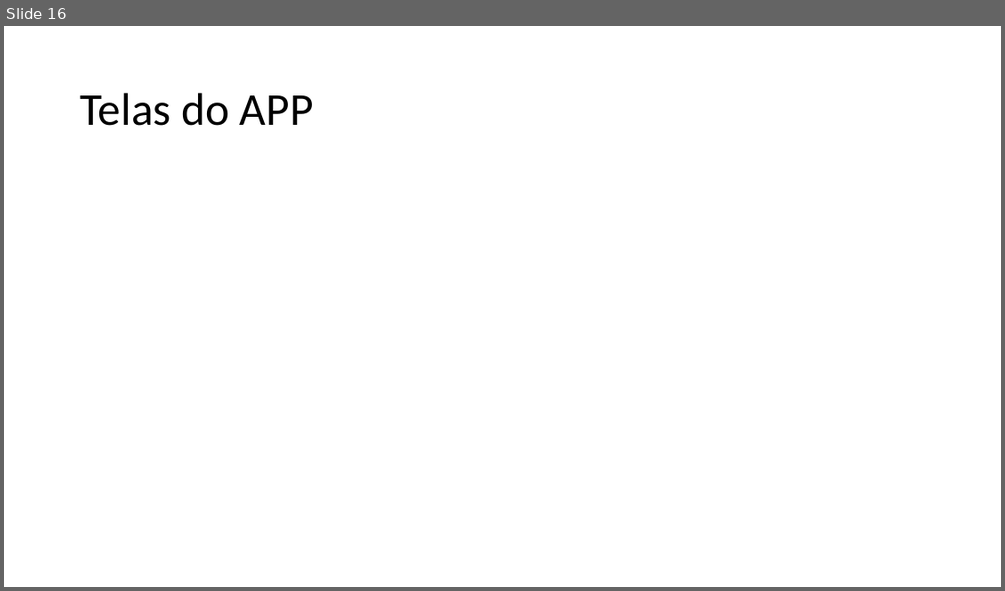
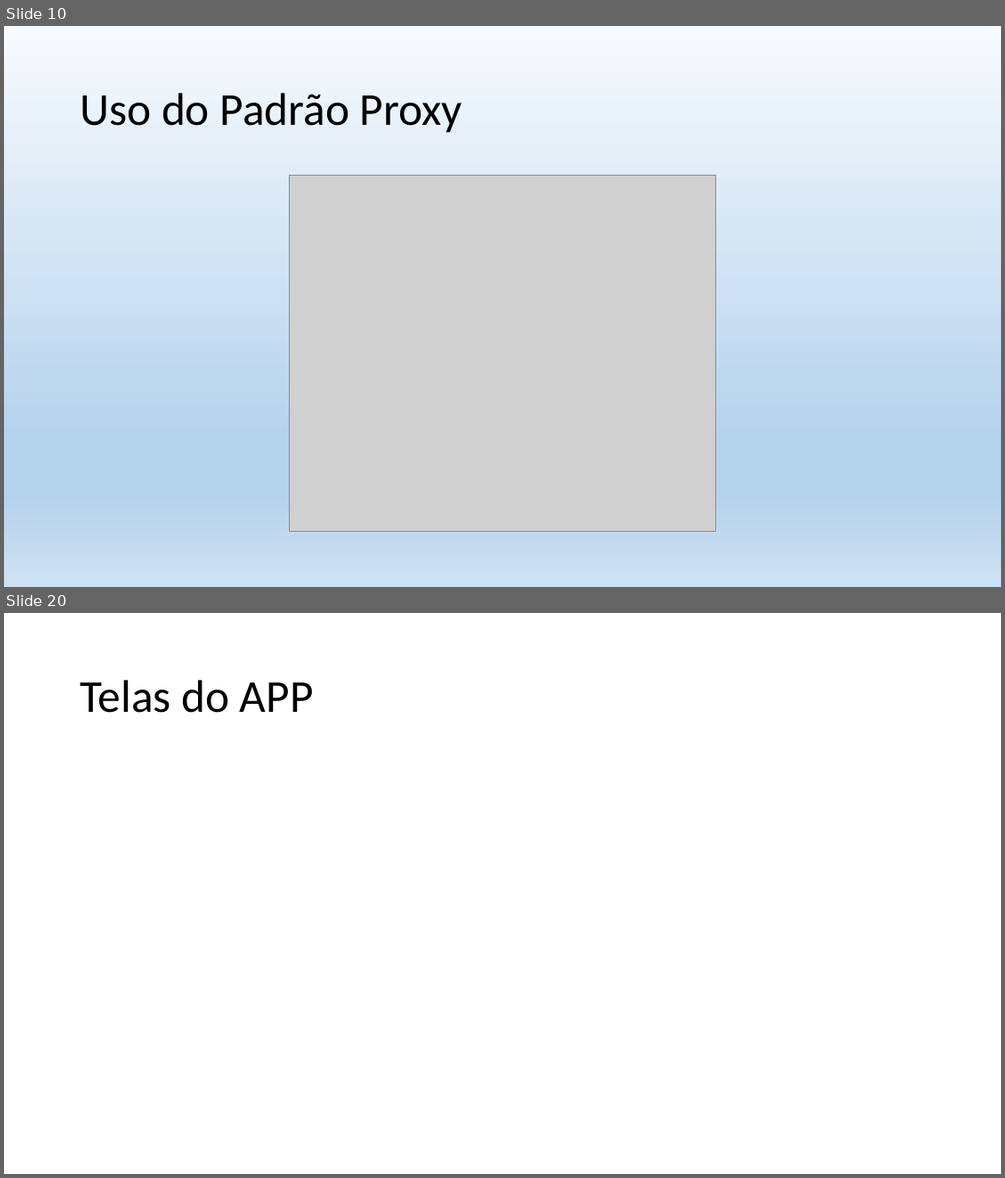
Before and after one commit to casdea/tcc-engenharia-da-computacao, a slide deck: APRESENTACAO-TCC-2.pptx. Shown one above the other, each under a label of ours: slide 16 before the commit, slides 10 and 20 after it; the slides between them are not shown. The pictures are 1005x591 and 1005x1178 pixels, drawn with LibreOffice and Linux fonts; fonts in the diff are those of the drawing; grey boxes stand for pictures. Boxes give left, top, right and bottom in pixels: in the first picture for what was removed or moved away, otherwise in the second. Text is boxed around its words. In the diff, an @@ line names an element or a change of style, - is before the commit and + after.

```diff
--- a/APRESENTACAO-TCC-2.pptx
+++ b/APRESENTACAO-TCC-2.pptx
@@ slide 10 added at box(4, 26, 1001, 587), background gradient #F7FAFD to #B5D2EC to #CEE1F2 @@
@@ title added at box(80, 93, 462, 133), 44 pt, text #000000 @@
+Uso do Padrão Proxy
@@ picture added at box(290, 176, 716, 532) @@
@@ what was slide 16 is now slide 20 @@
```
Also in this commit, not shown: 15 slides changed, 6 other slides added, 4 other files.
